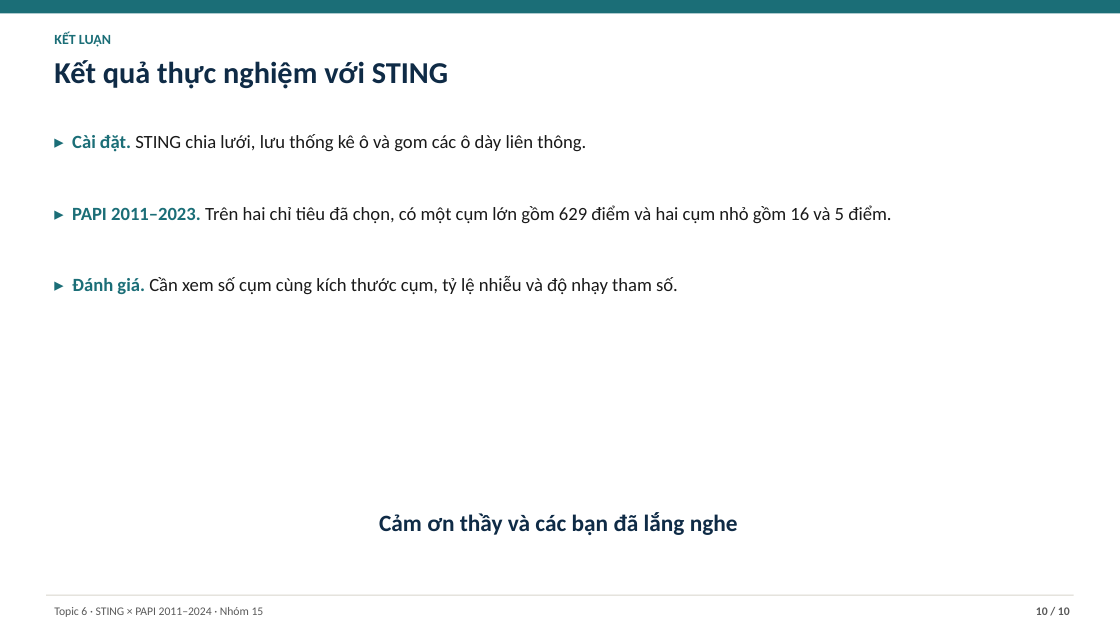
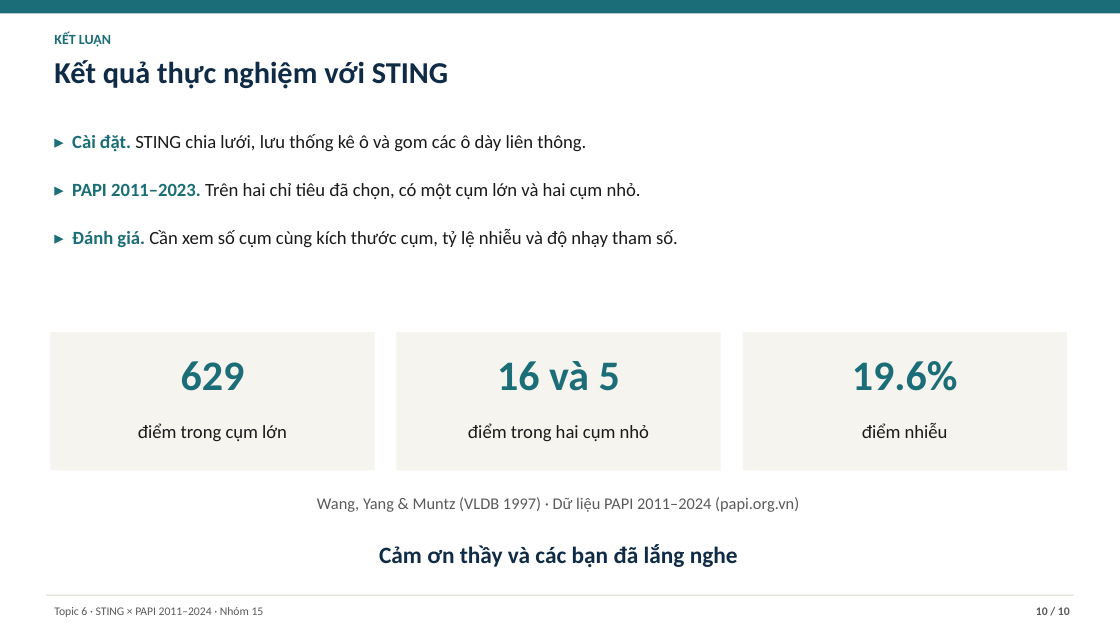
Before and after one commit to JasonTM17/Grid_Based_Sociology, a slide deck: slide 10 of slides/submission.pptx. Drawn at 1120x630 pixels with LibreOffice and Linux fonts; fonts in the diff are those of the drawing. Boxes give left, top, right and bottom in pixels: in the first picture for what was removed or moved away, otherwise in the second. Text is boxed around its words. In the diff, an @@ line names an element or a change of style, - is before the commit and + after.

```diff
--- a/slides/submission.pptx
+++ b/slides/submission.pptx
@@ text at (x1=72, y1=134, x2=678, y2=247): less space between paragraphs @@
@@ text at (x1=72, y1=183, x2=641, y2=199): text changed @@
-▸ PAPI 2011–2023. Trên hai chỉ tiêu đã chọn, có một cụm lớn gồm 629 điểm và hai cụm nhỏ gồm 16 và 5 điểm.
+▸ PAPI 2011–2023. Trên hai chỉ tiêu đã chọn, có một cụm lớn và hai cụm nhỏ.
@@ rectangle added at (x1=50, y1=332, x2=375, y2=471), fill #F6F4EF @@
@@ rectangle added at (x1=397, y1=332, x2=721, y2=471), fill #F6F4EF @@
@@ rectangle added at (x1=743, y1=332, x2=1067, y2=471), fill #F6F4EF @@
@@ text added at (x1=181, y1=361, x2=245, y2=391), 36 pt, text #1B6E77, bold @@
+629
@@ text added at (x1=497, y1=361, x2=620, y2=391), 36 pt, text #1B6E77, bold @@
+16 và 5
@@ text added at (x1=852, y1=361, x2=958, y2=391), 36 pt, text #1B6E77, bold @@
+19.6%
@@ text added at (x1=138, y1=423, x2=287, y2=441), 16 pt, text #1A1A1A @@
+điểm trong cụm lớn
@@ text added at (x1=468, y1=423, x2=649, y2=441), 16 pt, text #1A1A1A @@
+điểm trong hai cụm nhỏ
@@ text added at (x1=862, y1=423, x2=948, y2=438), 16 pt, text #1A1A1A @@
+điểm nhiễu
@@ text added at (x1=317, y1=497, x2=799, y2=512), 14 pt, text #5A5A5A @@
+Wang, Yang & Muntz (VLDB 1997) · Dữ liệu PAPI 2011–2024 (papi.org.vn)
@@ text "Cảm ơn thầy và các ..." moved from (x1=379, y1=512, x2=738, y2=535) to (x1=379, y1=544, x2=738, y2=567) @@
```
Also in this commit, not shown: 7 other slides changed, 33 other files.
